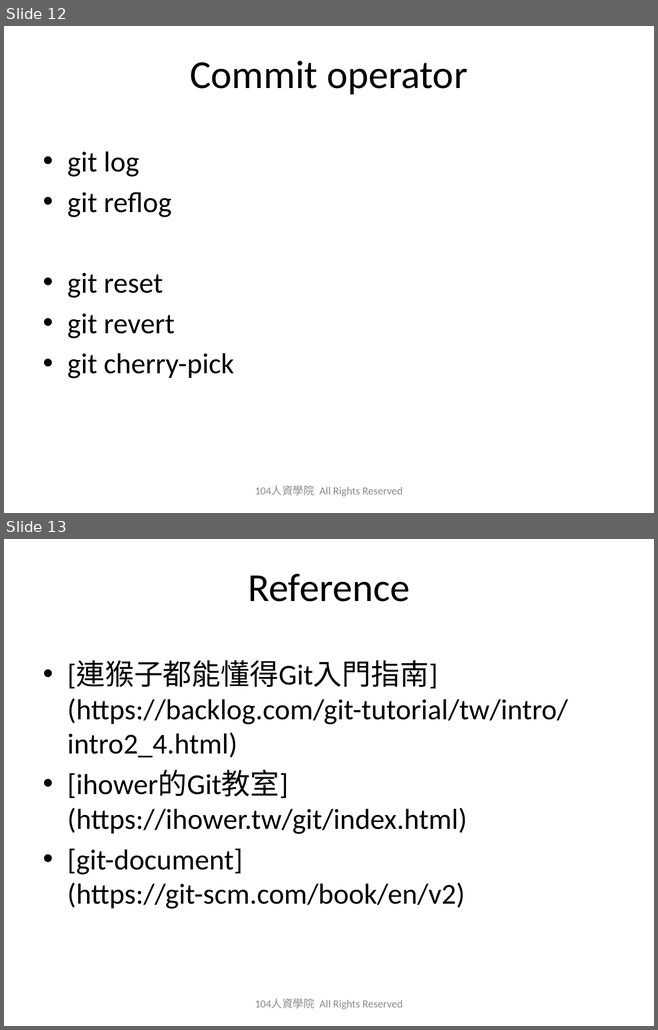
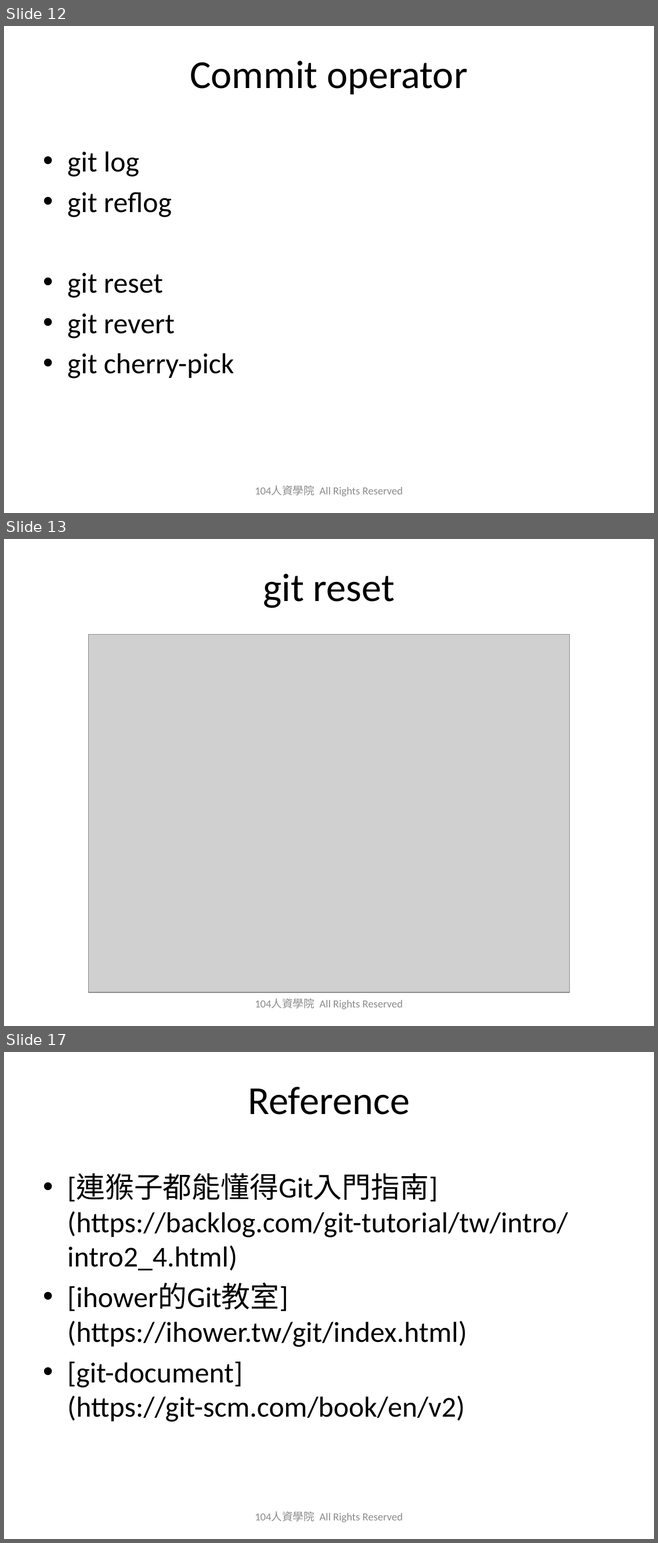
Before and after one commit to austinwang104/playGit, a slide deck: 2019_0627_Git_Share_HA.pptx. Shown one above the other, each under a label of ours: slides 12 and 13 before the commit, slides 12, 13 and 17 after it; the slides between them are not shown. The pictures are 658x1030 and 658x1543 pixels, drawn with LibreOffice and Linux fonts; fonts in the diff are those of the drawing; grey boxes stand for pictures; background and template pictures are left out. Boxes give left, top, right and bottom in pixels: in the first picture for what was removed or moved away, otherwise in the second. Text is boxed around its words. In the diff, an @@ line names an element or a change of style, - is before the commit and + after.

```diff
--- a/2019_0627_Git_Share_HA.pptx
+++ b/2019_0627_Git_Share_HA.pptx
@@ slide 13 added at <box>4,539,654,1026</box>, background picture (left out) @@
@@ title added at <box>263,574,394,608</box>, 44 pt, text #000000 @@
+git reset
@@ picture added at <box>89,635,570,993</box> @@
@@ text added at <box>255,999,403,1009</box>, 12 pt, text #8C8C8C @@
+104人資學院 All Rights Reserved
@@ what was slide 13 is now slide 17 @@
```
Also in this commit, not shown: 2 slides changed, 3 other slides added, 1 other file.
